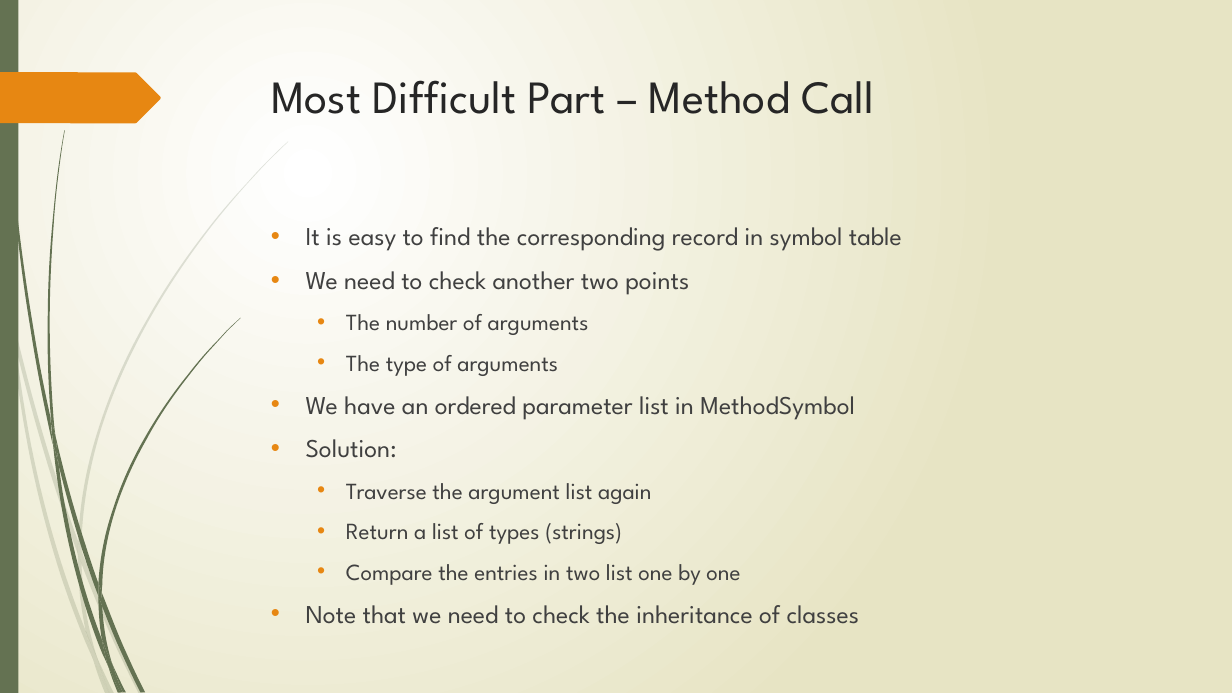
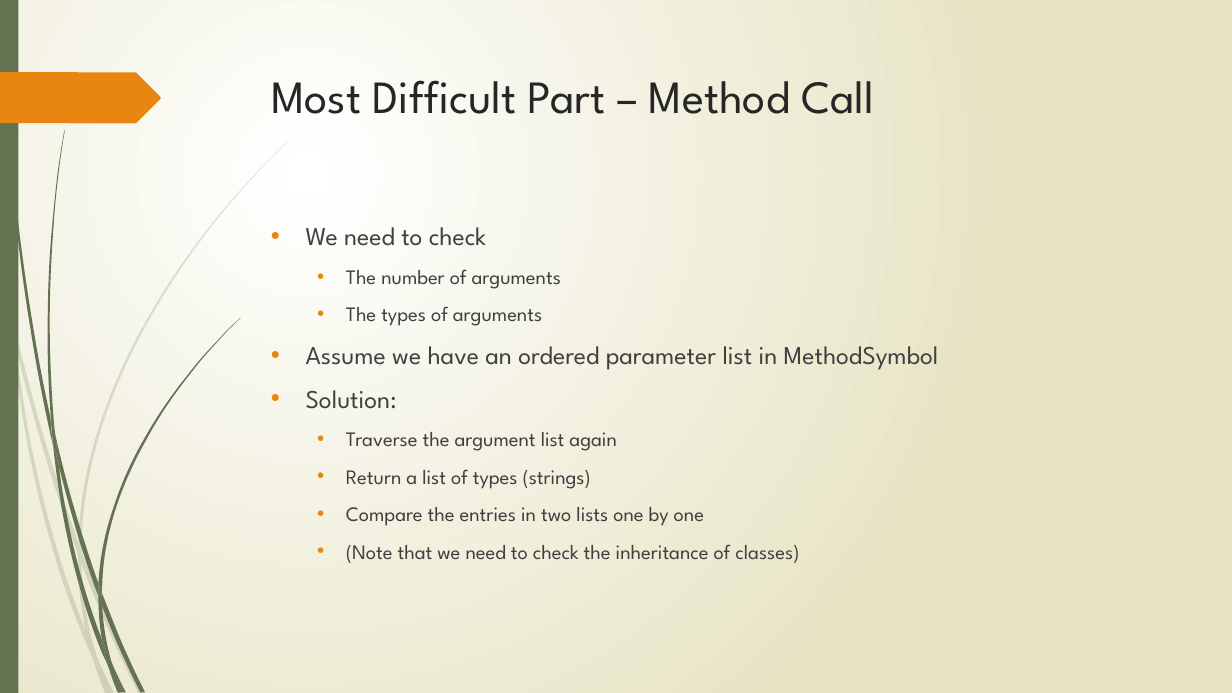
Before and after one commit to HyperMaximum/Compiler-Project, a slide deck: slide 7 of CS179E-final-pre-small.pptx. Drawn at 1232x693 pixels with LibreOffice and Linux fonts; fonts in the diff are those of the drawing. Boxes give left, top, right and bottom in pixels: in the first picture for what was removed or moved away, otherwise in the second. Text is boxed around its words. In the diff, an @@ line names an element or a change of style, - is before the commit and + after.

Commit message:
Update pre slides

```diff
--- a/CS179E-final-pre-small.pptx
+++ b/CS179E-final-pre-small.pptx
@@ text at (306, 227, 486, 246): text changed @@
-• It is easy to find the corresponding record in symbol table
-• We need to check another two points
+• We need to check
@@ text at (346, 269, 616, 489): size 18 to 16 pt in "The number of arguments", "Traverse the argument list again", "Return a list of types (strings)" @@
@@ text at (306, 306, 939, 370): text changed @@
-  • The type of arguments
-• We have an ordered parameter list in MethodSymbol
+  • The types of arguments
+• Assume we have an ordered parameter list in MethodSymbol
@@ text at (346, 507, 799, 563): text changed; size 20 to 16 pt @@
-  • Compare the entries in two list one by one
-• Note that we need to check the inheritance of classes
+  • Compare the entries in two lists one by one
+  • (Note that we need to check the inheritance of classes)
```
Also in this commit, not shown: 5 other slides changed, 2 slides added.
